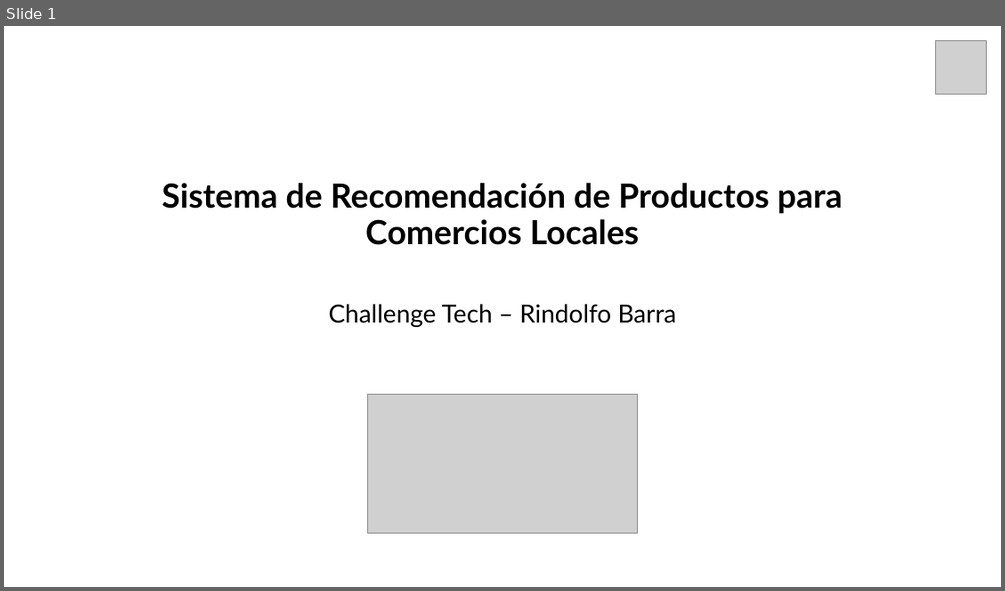
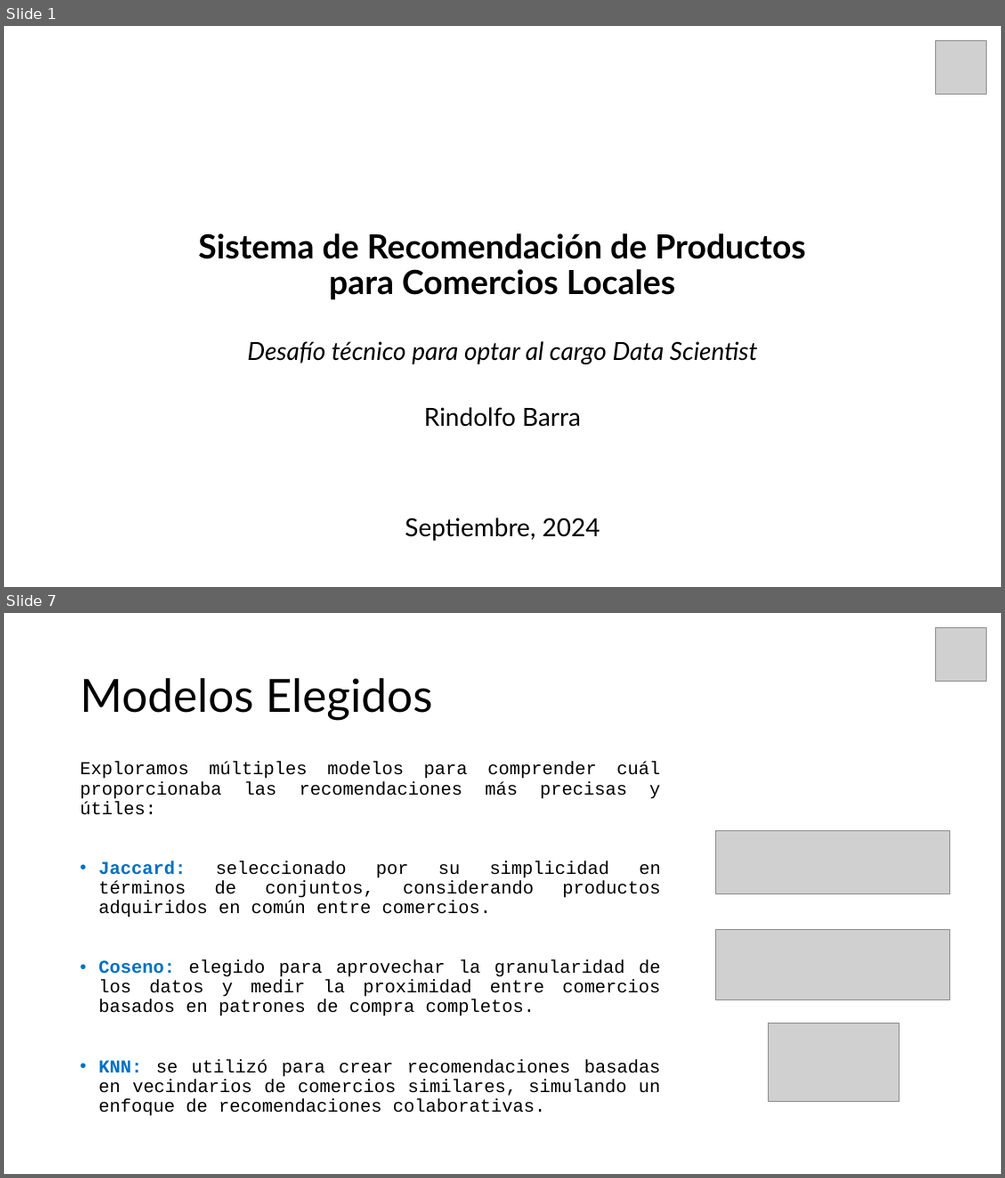
Before and after one commit to rownlet/recom_system, a slide deck: docs/Techallenge.pptx. Shown one above the other, each under a label of ours: slide 1 before the commit, slides 1 and 7 after it; the slides between them are not shown. The pictures are 1005x591 and 1005x1178 pixels, drawn with LibreOffice and Linux fonts; fonts in the diff are those of the drawing; grey boxes stand for pictures. Boxes give left, top, right and bottom in pixels: in the first picture for what was removed or moved away, otherwise in the second. Text is boxed around its words. In the diff, an @@ line names an element or a change of style, - is before the commit and + after.

```diff
--- a/docs/Techallenge.pptx
+++ b/docs/Techallenge.pptx
@@ slide 7 added at box(4, 613, 1001, 1174), background #FFFFFF @@
@@ picture added at box(935, 628, 987, 681) @@
@@ title added at box(80, 678, 433, 720), 44 pt, text #000000 @@
+Modelos Elegidos
@@ text added at box(80, 762, 661, 1116), 17.5 pt, text #000000 @@
+Exploramos múltiples modelos para comprender cuál proporcionaba las recomendaciones más precisas y útiles:
+• Jaccard: seleccionado por su simplicidad en términos de conjuntos, considerando productos adquiridos en común entre comercios.
+• Coseno: elegido para aprovechar la granularidad de los datos y medir la proximidad entre comercios basados en patrones de compra completos.
+• KNN: se utilizó para crear recomendaciones basadas en vecindarios de comercios similares, simulando un enfoque de recomendaciones colaborativas.
@@ picture added at box(716, 831, 949, 893) @@
@@ picture added at box(716, 929, 950, 1000) @@
@@ picture added at box(769, 1022, 898, 1102) @@
@@ slide 1 changed as well @@
@@ title "Sistema de Recomendación de Productos ..." rewrapped from box(162, 183, 842, 245) to box(198, 233, 806, 300) @@
@@ text added at box(247, 341, 758, 364), 24 pt, text #000000, italic @@
+Desafío técnico para optar al cargo Data Scientist
@@ picture removed at box(368, 394, 638, 533) @@
@@ subtitle at box(424, 407, 581, 426): text changed @@
-Challenge Tech – Rindolfo Barra
+Rindolfo Barra
@@ text added at box(404, 517, 600, 540), 24 pt, text #000000 @@
+Septiembre, 2024
```
Also in this commit, not shown: 10 other slides added, 1 slide removed.
